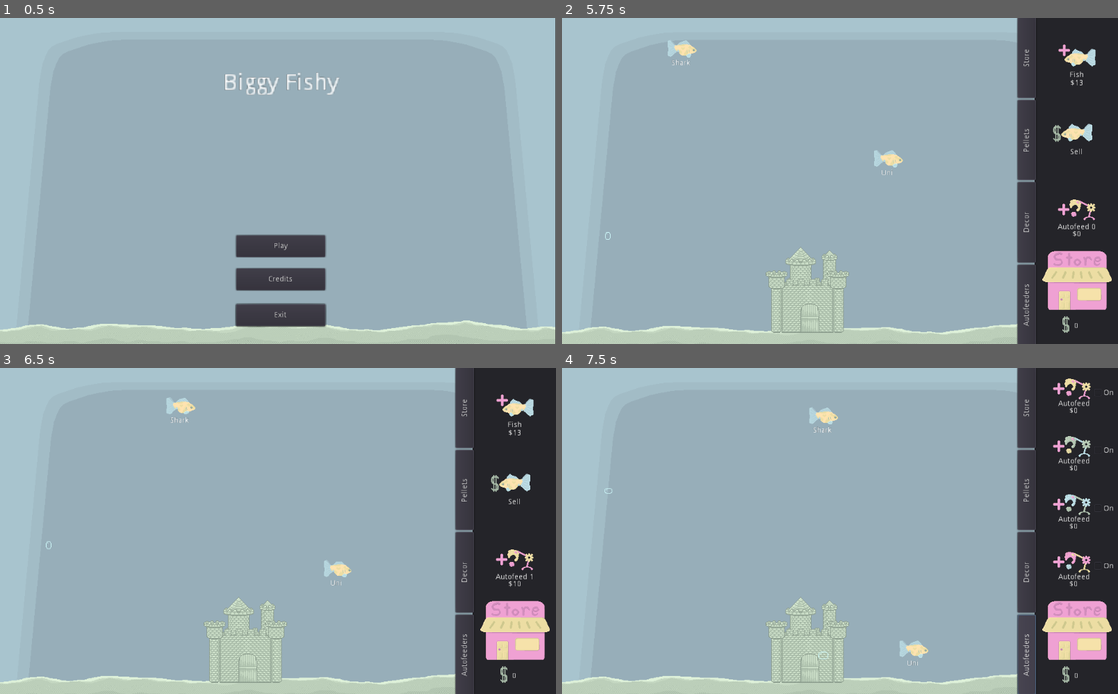
Above: before the commit, frames 1-4 (two rows, left to right).
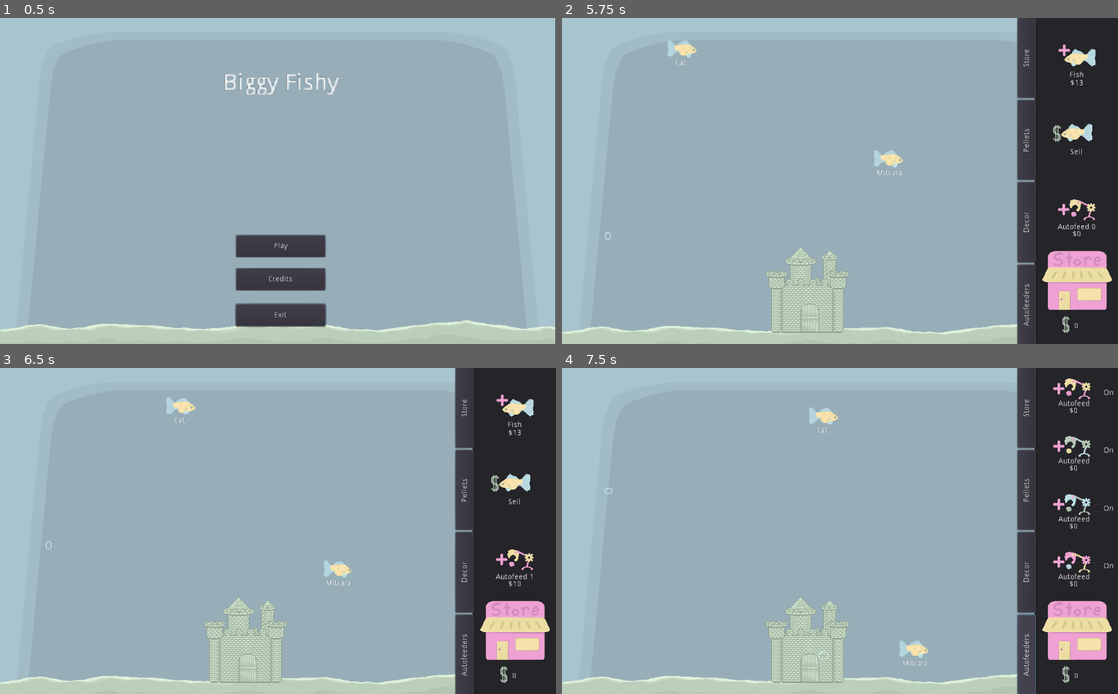
Above: after the commit, the same moments.

Repository: Struckdown/oohgamejam2020
Game: Godot game, scene res://Scenes/MainMenu.tscn
The game is run twice, just before and just after one commit, with the same random seed, the same clock (stepped at 60 frames per second) and the same inputs.
Inputs:
- Up to frame 1 (0.5 s): no input
- Up to frame 2 (5.75 s): click "Play" at 0.5 s; click "Autofeeders" at 1.25 s; click "Decor" at 2 s; click "Pellets" at 2.75 s; click "Store" at 3.5 s; click "Fish" at 4.25 s; click "Sell" at 5 s
- Up to frame 3 (6.5 s): click "Autofeed 0" at 5.75 s
- Up to frame 4 (7.5 s): click "Autofeed 1" at 6.5 s; click "Autofeeders" at 7.25 s

Frame 1 is identical in both runs. In frame 2, less than 0.1% of the frame differs, in the area x 19-62%, y 12-49%; in frame 3, less than 0.1%, in the area x 30-64%, y 15-67%; in frame 4, less than 0.1%.

Commit message:
Made it so fish names will not repeat (Until all have been exhausted

Diff:
--- a/src/Scripts/Fish.gd
+++ b/src/Scripts/Fish.gd
@@ -112,12 +112,19 @@
 		GameManager.requestSellFish(self)
 
 func getRandomName():
+	if len(get_parent().fishNames) == 0:
+		set_lines()
+	var newName = get_parent().fishNames[randi() % get_parent().fishNames.size()]
+	get_parent().fishNames.erase(newName)
+	return newName
+
+func set_lines():
 	var file = File.new()
 	file.open("res://fishNameList.txt", File.READ)
 	var words = get_lines(file)
 	file.close()
-	var newName = words[randi() % words.size()]
-	return newName
+	get_parent().fishNames = words
+
 
 static func get_lines(file):
 	var lines = []
--- a/src/Scripts/GameManager.gd
+++ b/src/Scripts/GameManager.gd
@@ -9,6 +9,7 @@
 var decorationManager = null
 var storeUI
 var autofeeder
+var fishNames = []
 
 # Called when the node enters the scene tree for the first time.
 func _ready():
Not shown, changed: src/fishNameList.txt
